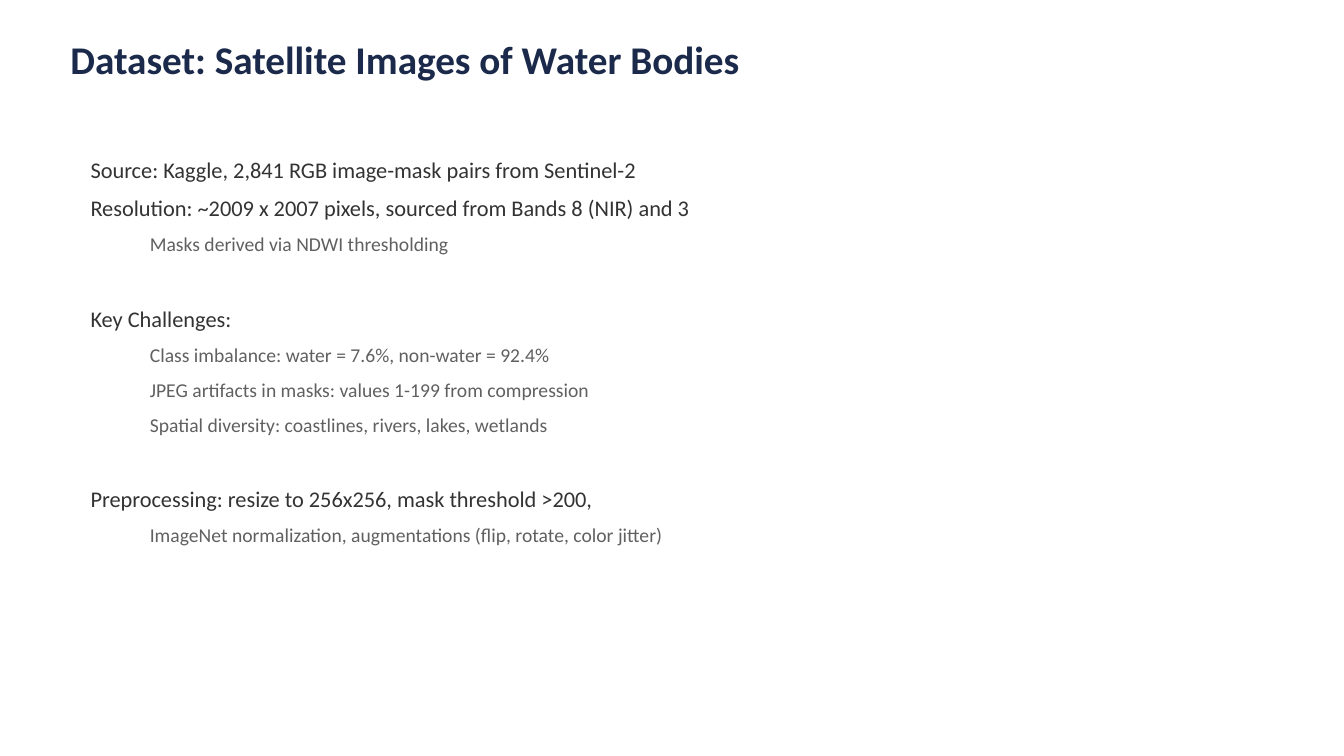
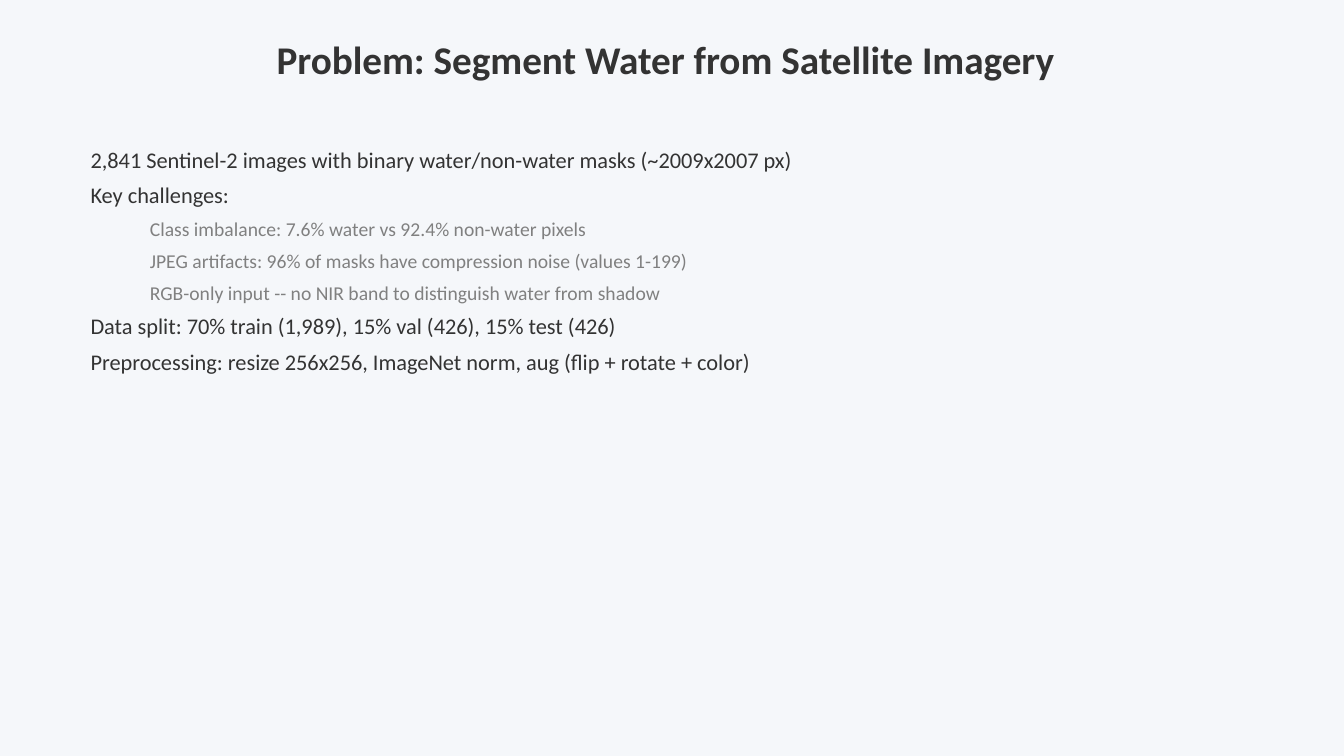
Before and after one commit to Angelgupta13/water-segementation, a slide deck: slide 2 of presentation.pptx. Drawn at 1344x756 pixels with LibreOffice and Linux fonts; fonts in the diff are those of the drawing. Boxes give left, top, right and bottom in pixels: in the first picture for what was removed or moved away, otherwise in the second. Text is boxed around its words. In the diff, an @@ line names an element or a change of style, - is before the commit and + after.

Commit message:
feat: update README, REPORT.md, and presentation for submission
README.md: restructured with accurate test count (15), fixed mlflow ui command, removed empty section, added CLI entry point, docker-compose usage, demo notebook reference.

REPORT.md: new comprehensive report with executive summary, assignment objectives table, evaluation criteria evidence, full 6-run hyperparameter grid, 3-split performance table, optimized benchmark, failure analysis, prioritized recommendations, MLOps table, and conclusion.

presentation.pptx: 8-slide deck with clean narrative flow (problem -> dataset -> architecture -> results -> optimization -> failure analysis -> MLOps -> recommendations). Dark navy theme, grouped by impact.

make_pptx.py: supports command-line output path argument.

.gitignore: add ~$*.pptx to exclude Office lock files.

```diff
--- a/presentation.pptx
+++ b/presentation.pptx
@@ background #FFFFFF to #F5F7FA @@
@@ text at bbox=[277, 46, 1054, 81]: text changed; text colour #1B2A4A to #333333 @@
-Dataset: Satellite Images of Water Bodies
+Problem: Segment Water from Satellite Imagery
@@ text at bbox=[91, 152, 792, 374]: text changed; size 14 to 16 pt; text colour #606060 to #333333 @@
-Source: Kaggle, 2,841 RGB image-mask pairs from Sentinel-2
-Resolution: ~2009 x 2007 pixels, sourced from Bands 8 (NIR) and 3
-  Masks derived via NDWI thresholding
-Key Challenges:
-  Class imbalance: water = 7.6%, non-water = 92.4%
-  JPEG artifacts in masks: values 1-199 from compression
-  Spatial diversity: coastlines, rivers, lakes, wetlands
-Preprocessing: resize to 256x256, mask threshold >200,
-  ImageNet normalization, augmentations (flip, rotate, color jitter)
+2,841 Sentinel-2 images with binary water/non-water masks (~2009x2007 px)
+Key challenges:
+  Class imbalance: 7.6% water vs 92.4% non-water pixels
+  JPEG artifacts: 96% of masks have compression noise (values 1-199)
+  RGB-only input -- no NIR band to distinguish water from shadow
+Data split: 70% train (1,989), 15% val (426), 15% test (426)
+Preprocessing: resize 256x256, ImageNet norm, aug (flip + rotate + color)
```
Also in this commit, not shown: 6 other slides changed, 1 slide added, 1 slide removed, 4 other files.
